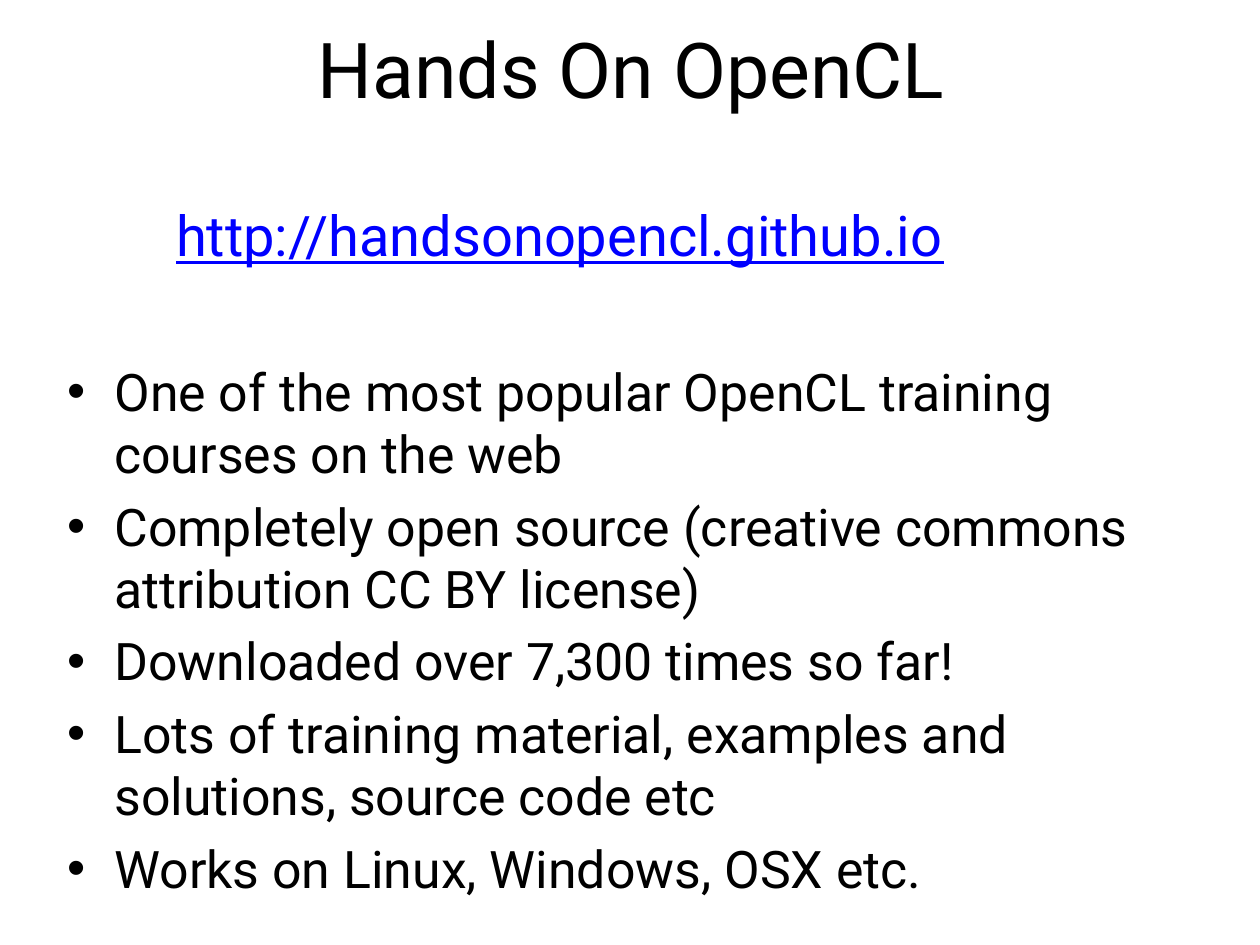
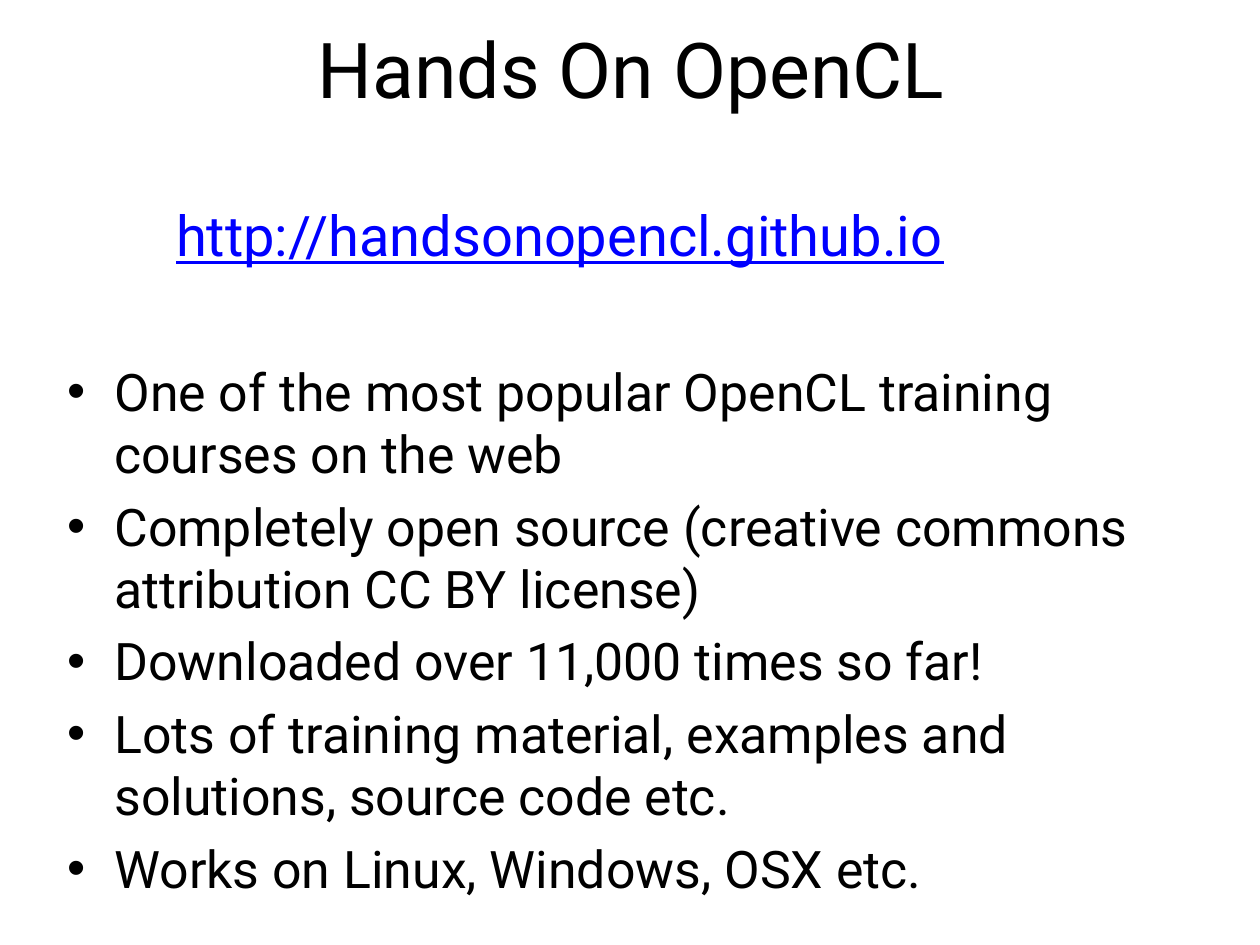
Before and after one commit to UoB-HPC/opencl-training-code, a slide deck: slide 11 of slides/advanced_outro.pptx. Drawn at 1260x945 pixels with LibreOffice and Linux fonts; fonts in the diff are those of the drawing. Boxes give left, top, right and bottom in pixels: in the first picture for what was removed or moved away, otherwise in the second. Text is boxed around its words. In the diff, an @@ line names an element or a change of style, - is before the commit and + after.

```diff
--- a/slides/advanced_outro.pptx
+++ b/slides/advanced_outro.pptx
@@ text at (114, 640, 1008, 822): text changed @@
-• Downloaded over 7,300 times so far!
-• Lots of training material, examples and solutions, source code etc
+• Downloaded over 11,000 times so far!
+• Lots of training material, examples and solutions, source code etc.
```
Also in this commit, not shown: 3 other slides changed, 2 slides added.
